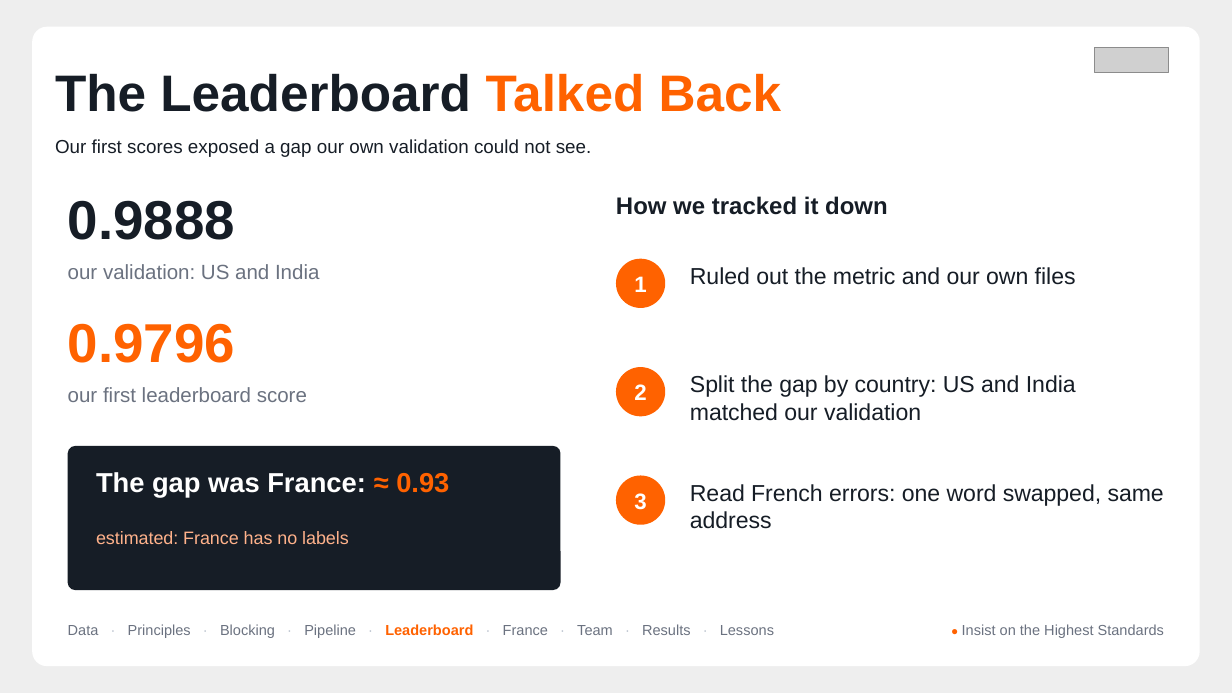
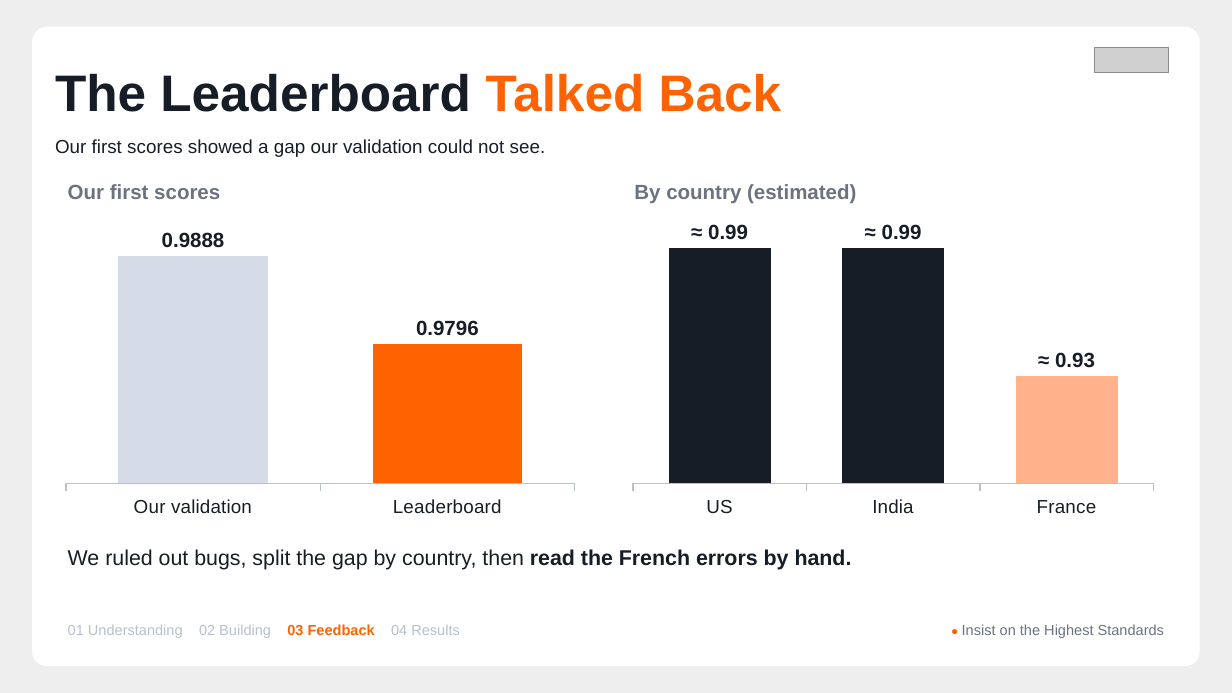
Before and after one commit to AmeyaBorkar/Grenuke, a slide deck: slide 10 of finale/Grenuke_Finale_Deck.pptx (slide 6 before the commit). Drawn at 1232x693 pixels with LibreOffice and Linux fonts; fonts in the diff are those of the drawing; grey boxes stand for pictures. Boxes give left, top, right and bottom in pixels: in the first picture for what was removed or moved away, otherwise in the second. Text is boxed around its words. In the diff, an @@ line names an element or a change of style, - is before the commit and + after.

```diff
--- a/finale/Grenuke_Finale_Deck.pptx
+++ b/finale/Grenuke_Finale_Deck.pptx
@@ text at <box>55,73,782,157</box>: text changed @@
-The Leaderboard Talked Back
-Our first scores exposed a gap our own validation could not see.
+The Leaderboard Talked Back
+Our first scores showed a gap our validation could not see.
@@ column chart added at <box>55,209,585,524</box> @@
+categories: Our validation, Leaderboard
+Series 1: 100, 99
@@ text at <box>68,184,220,199</box>: text changed; size 32 to 12 pt; text colour #161D26 to #6B7280 @@
-0.9888
+Our first scores
@@ text removed at <box>616,196,888,215</box> @@
-How we tracked it down
@@ column chart added at <box>622,209,1164,524</box> @@
+categories: US, India, France
+Series 1: 100, 100, 94
@@ text added at <box>634,184,856,203</box>, 12 pt, text #6B7280, bold @@
+By country (estimated)
@@ text removed at <box>68,264,319,279</box> @@
-our validation: US and India
@@ ellipse removed at <box>616,259,665,308</box> @@
@@ text removed at <box>690,267,1076,285</box> @@
-Ruled out the metric and our own files
@@ text removed at <box>634,276,646,292</box> @@
-1
@@ text removed at <box>68,323,235,363</box> @@
-0.9796
@@ text removed at <box>68,387,307,402</box> @@
-our first leaderboard score
@@ ellipse removed at <box>616,367,665,416</box> @@
@@ text removed at <box>634,384,646,400</box> @@
-2
@@ text removed at <box>690,375,1076,421</box> @@
-Split the gap by country: US and India matched our validation
@@ rounded rectangle removed at <box>68,446,561,590</box> @@
@@ text removed at <box>96,472,449,498</box> @@
-The gap was France: ≈ 0.93
@@ ellipse removed at <box>616,476,665,525</box> @@
@@ text removed at <box>634,493,646,510</box> @@
-3
@@ text removed at <box>690,484,1164,529</box> @@
-Read French errors: one word swapped, same address
@@ text removed at <box>96,531,349,544</box> @@
-estimated: France has no labels
@@ text added at <box>68,549,852,570</box>, 12.5 pt, text #161D26 @@
+We ruled out bugs, split the gap by country, then read the French errors by hand.
@@ text at <box>68,624,460,638</box>: text changed; text colour #6B7280 to #B8C0CC @@
-Data · Principles · Blocking · Pipeline · Leaderboard · France · Team · Results · Lessons
+01 Understanding 02 Building 03 Feedback 04 Results
```
Also in this commit, not shown: 5 other slides changed, 8 slides added, 3 slides removed, 2 other files.
